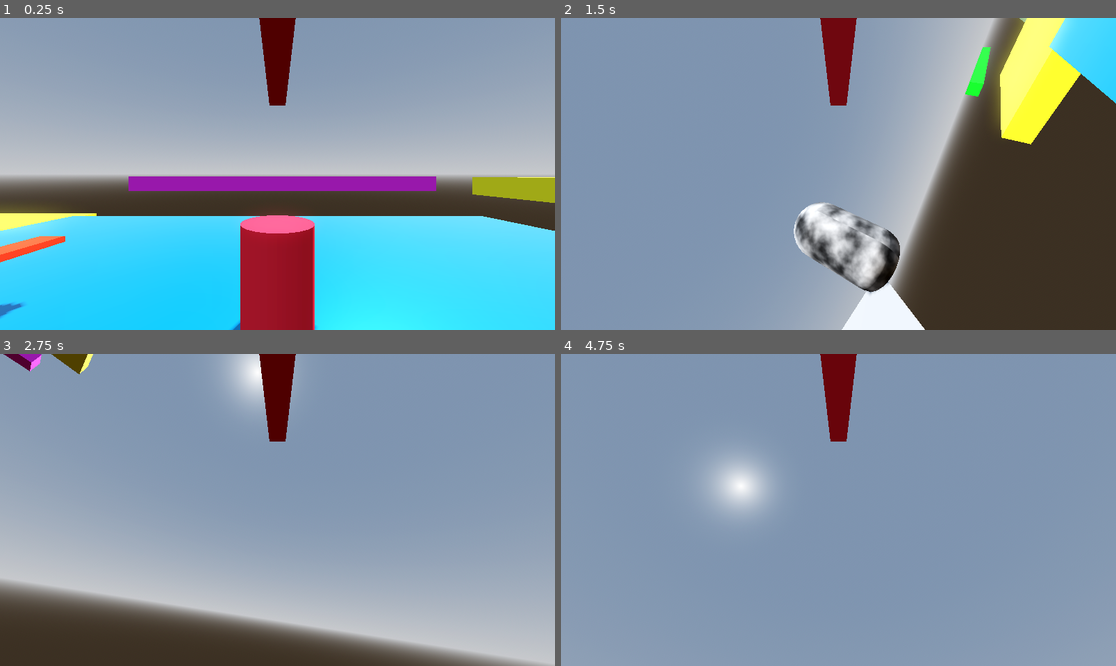
Above: before the commit, frames 1-4 (two rows, left to right).
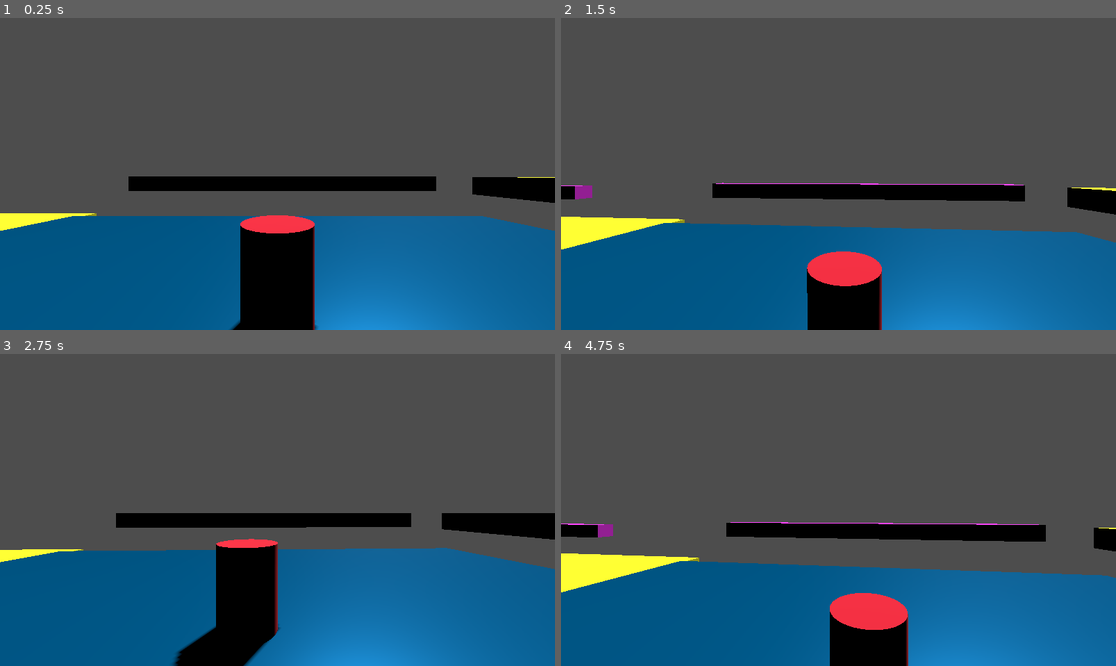
Above: after the commit, the same moments.

Repository: Charlie-Quin/Portals-
Game: Godot game, scene res://world.tscn
Two runs of this game, one before a commit and one after it. Both use one fixed random seed, a clock stepped at 60 frames per second and the inputs below.
Inputs (mouse positions are in pixels of both pictures, inside the frame that each line leads up to):
- Up to frame 1 (0.25 s): no input
- Up to frame 2 (1.5 s): tap Enter (ui_accept) at 0.5 s; move the mouse to (866, 174) at 0.52 s; tap A (a) at 0.6 s; tap Space (jump) at 0.77 s; tap D (d) at 0.8, 1.35 s; move the mouse to (810, 174) at 1.27 s
- Up to frame 3 (2.75 s): tap Space (jump) at 1.52 s; tap S (s) at 1.55, 2.1 s; move the mouse to (288, 503) at 2.02 s; tap Enter (ui_accept) at 2.3 s
- Up to frame 4 (4.75 s): move the mouse to (832, 516) at 2.77 s; tap Enter (ui_accept) at 2.85 s; tap Space (jump) at 3.02, 3.77, 4.52 s; tap W (w) at 3.05, 3.6 s; move the mouse to (877, 513) at 3.52 s; tap A (a) at 3.8, 4.35 s; move the mouse to (794, 506) at 4.27 s; tap D (d) at 4.55 s

The runs differ from the first frame. In frame 1, 99% of the frame differs, in the area x 0-100%, y 0-100%; in frame 2, 99%; in frame 3, 100%; in frame 4, 100%.

Commit message:
aboutt o move stuff

Diff:
--- a/portal.gd
+++ b/portal.gd
@@ -7,11 +7,15 @@
 
 var player : CharacterBody3D
 
+@export var color = Color.RED
+
 #@onready var viewport = $SubViewport
 #@onready var materialOverride = $sprite/Sprite3D.material_override
 
 # Called when the node enters the scene tree for the first time.
 func _ready():
+
+	$frame/MeshInstance3D.mesh.material.albedo_color = color
 
 	#var linked: Node = links[portal]
 	#var link_viewport: Viewport = linked.get_node("Viewport")
@@ -40,10 +44,38 @@
 	var player_LocalToSelf = global_transform.affine_inverse() * player.global_transform
 	var global_playerLocalToOtherPortal = targetPortal.global_transform.rotated_local(Vector3.UP,PI) * player_LocalToSelf
 
-	if Input.is_action_just_pressed("ui_accept") and name == "portal1":
+	if is_behind(player.global_transform) and global_position.distance_to(player.global_position) < 1.5:# and name == "portal1":
+
+
+		var playerBasis = player.global_transform.basis
+		#var oldPlayerVel = (player.velocity.z * playerBasis.z + player.velocity.x * playerBasis.x + player.velocity.y * playerBasis.y)
+
+		var oldPlayerVel = Vector3(player.velocity.dot(playerBasis.x),player.velocity.dot(playerBasis.y),player.velocity.dot(playerBasis.z))
+
+		#var oldPlayerVel = player.to_local(player.velocity)
+
+		print("old",oldPlayerVel)
+
 		player.global_transform = global_playerLocalToOtherPortal;
+
+		var newBasis = player.global_transform.basis
+
+		var newVel = (oldPlayerVel.z * newBasis.z + oldPlayerVel.x * newBasis.x + oldPlayerVel.y * newBasis.y)
+
+		print(oldPlayerVel.length(),newVel.length())
+
+		player.velocity = newVel
+
+		print("new",player.velocity)
+
+
 
 	#if materialOverride and viewport:
 		#materialOverride.set_shader_parameter("texture_albedo", viewport.get_texture())
 
 	pass
+
+
+func is_behind(pos: Transform3D,byHowMuch : float = 0.0):
+	print(name," ",pos.origin.dot(basis.z))
+	return to_local(pos.origin).dot(basis.z) > byHowMuch;
--- a/portal.tscn
+++ b/portal.tscn
@@ -1,11 +1,10 @@
-[gd_scene load_steps=15 format=3 uid="uid://bq1tkyat0bymw"]
+[gd_scene load_steps=11 format=3 uid="uid://bq1tkyat0bymw"]
 
 [ext_resource type="Script" path="res://portal.gd" id="1_4shek"]
 [ext_resource type="Shader" path="res://portal.gdshader" id="2_sig45"]
-[ext_resource type="Shader" path="res://portal2.gdshader" id="3_rdkgy"]
 
 [sub_resource type="ViewportTexture" id="ViewportTexture_53s85"]
-viewport_path = NodePath("portal1/SubViewport")
+viewport_path = NodePath("SubViewport")
 
 [sub_resource type="ShaderMaterial" id="ShaderMaterial_kxjsn"]
 resource_local_to_scene = true
@@ -14,18 +13,6 @@
 shader_parameter/texture_albedo = SubResource("ViewportTexture_53s85")
 
 [sub_resource type="PlaneMesh" id="PlaneMesh_eh4hp"]
-size = Vector2(2, 3)
-
-[sub_resource type="ViewportTexture" id="ViewportTexture_nhkvu"]
-viewport_path = NodePath("portal1/SubViewport")
-
-[sub_resource type="ShaderMaterial" id="ShaderMaterial_vtipx"]
-resource_local_to_scene = true
-render_priority = 0
-shader = ExtResource("3_rdkgy")
-shader_parameter/texture_albedo = SubResource("ViewportTexture_nhkvu")
-
-[sub_resource type="PlaneMesh" id="PlaneMesh_sof8b"]
 size = Vector2(2, 3)
 
 [sub_resource type="StandardMaterial3D" id="StandardMaterial3D_72w1i"]
@@ -40,31 +27,27 @@
 height = 0.5
 
 [sub_resource type="StandardMaterial3D" id="StandardMaterial3D_eea0a"]
+resource_local_to_scene = true
 albedo_color = Color(1, 0.207843, 0.0784314, 1)
 
 [sub_resource type="BoxMesh" id="BoxMesh_popph"]
+resource_local_to_scene = true
 material = SubResource("StandardMaterial3D_eea0a")
 
-[node name="portal1" type="Node3D" node_paths=PackedStringArray("targetPortal")]
+[node name="portal1" type="Node3D"]
 transform = Transform3D(1, 0, 0, 0, 1, 0, 0, 0, 1, -3.94877, 0, 0)
 script = ExtResource("1_4shek")
-targetPortal = NodePath("")
 metadata/_edit_group_ = true
 
 [node name="sprite" type="Node3D" parent="."]
 
 [node name="portalMesh" type="MeshInstance3D" parent="sprite"]
-transform = Transform3D(-1, 8.74228e-08, 4.37114e-08, -4.37114e-08, 1.91069e-15, -1, -8.74228e-08, -1, 1.91069e-15, 0, 0, 0)
+transform = Transform3D(-1, 8.74228e-08, 4.37114e-08, -4.37114e-08, 1.91069e-15, -1, -8.74228e-08, -1, 1.91069e-15, 0, 0, 0.137846)
 material_override = SubResource("ShaderMaterial_kxjsn")
 mesh = SubResource("PlaneMesh_eh4hp")
 
-[node name="portalMesh2" type="MeshInstance3D" parent="sprite"]
-transform = Transform3D(-1, 8.74228e-08, 4.37114e-08, -4.37114e-08, 1.91069e-15, -1, -8.74228e-08, -1, 1.91069e-15, -2.77638, 0, 0)
-visible = false
-material_override = SubResource("ShaderMaterial_vtipx")
-mesh = SubResource("PlaneMesh_sof8b")
-
 [node name="SubViewport" type="SubViewport" parent="."]
+msaa_3d = 1
 size = Vector2i(1920, 1080)
 
 [node name="Camera3D" type="Camera3D" parent="SubViewport"]
@@ -81,13 +64,17 @@
 [node name="frame" type="Node3D" parent="."]
 
 [node name="MeshInstance3D" type="MeshInstance3D" parent="frame"]
-transform = Transform3D(1.85228, 0, 0, 0, 0.102374, 0, 0, 0, 0.416464, 0, 1.45174, 0)
+transform = Transform3D(2.11987, 0, 0, 0, 0.102374, 0, 0, 0, 0.416464, 0, 1.45174, 0)
 mesh = SubResource("BoxMesh_popph")
 
 [node name="MeshInstance3D3" type="MeshInstance3D" parent="frame"]
-transform = Transform3D(0.0117027, 0, -0.416456, 0, 0.102374, 0, 1.85224, 0, 0.00263122, 0, -0.58673, -2.6565)
+transform = Transform3D(-1.28858e-07, -0.102374, 0, 2.94794, -4.47491e-09, 0, 0, 0, 0.416464, 1.00626, -0.0215542, 0)
+mesh = SubResource("BoxMesh_popph")
+
+[node name="MeshInstance3D4" type="MeshInstance3D" parent="frame"]
+transform = Transform3D(-1.28858e-07, -0.102374, 0, 2.94794, -4.47491e-09, 0, 0, 0, 0.416464, -1.006, -0.022, 0)
 mesh = SubResource("BoxMesh_popph")
 
 [node name="MeshInstance3D2" type="MeshInstance3D" parent="frame"]
-transform = Transform3D(1.85228, 0, 0, 0, 0.102374, 0, 0, 0, 0.416464, 0, -1.402, 0)
+transform = Transform3D(2.11987, 0, 0, 0, 0.102374, 0, 0, 0, 0.416464, 0, -1.50095, 0)
 mesh = SubResource("BoxMesh_popph")
--- a/world.tscn
+++ b/world.tscn
@@ -1,11 +1,9 @@
-[gd_scene load_steps=46 format=3 uid="uid://c846xrm4uahcx"]
+[gd_scene load_steps=22 format=3 uid="uid://c846xrm4uahcx"]
 
 [ext_resource type="Shader" path="res://cutoff.gdshader" id="1_4j5p8"]
 [ext_resource type="Script" path="res://capsul.gd" id="2_powcp"]
 [ext_resource type="Script" path="res://player.gd" id="3_81ptb"]
-[ext_resource type="Script" path="res://portal.gd" id="3_g7d16"]
-[ext_resource type="Shader" path="res://portal.gdshader" id="4_djh6t"]
-[ext_resource type="Shader" path="res://portal2.gdshader" id="4_jefda"]
+[ext_resource type="PackedScene" uid="uid://bq1tkyat0bymw" path="res://portal.tscn" id="3_td0wn"]
 
 [sub_resource type="FastNoiseLite" id="FastNoiseLite_yta80"]
 
@@ -31,77 +29,6 @@
 
 [sub_resource type="StandardMaterial3D" id="StandardMaterial3D_uuctm"]
 albedo_color = Color(1, 0.14902, 0.243137, 1)
-
-[sub_resource type="ViewportTexture" id="ViewportTexture_53s85"]
-viewport_path = NodePath("portal1/SubViewport")
-
-[sub_resource type="ShaderMaterial" id="ShaderMaterial_kxjsn"]
-resource_local_to_scene = true
-render_priority = 0
-shader = ExtResource("4_djh6t")
-shader_parameter/texture_albedo = SubResource("ViewportTexture_53s85")
-
-[sub_resource type="PlaneMesh" id="PlaneMesh_eh4hp"]
-size = Vector2(2, 3)
-
-[sub_resource type="ViewportTexture" id="ViewportTexture_nhkvu"]
-viewport_path = NodePath("portal1/SubViewport")
-
-[sub_resource type="ShaderMaterial" id="ShaderMaterial_vtipx"]
-resource_local_to_scene = true
-render_priority = 0
-shader = ExtResource("4_jefda")
-shader_parameter/texture_albedo = SubResource("ViewportTexture_nhkvu")
-
-[sub_resource type="PlaneMesh" id="PlaneMesh_sof8b"]
-size = Vector2(2, 3)
-
-[sub_resource type="StandardMaterial3D" id="StandardMaterial3D_72w1i"]
-albedo_color = Color(1, 0.207843, 0.0784314, 1)
-
-[sub_resource type="PrismMesh" id="PrismMesh_4ff8p"]
-material = SubResource("StandardMaterial3D_72w1i")
-
-[sub_resource type="CylinderMesh" id="CylinderMesh_350q8"]
-top_radius = 0.1
-bottom_radius = 0.1
-height = 0.5
-
-[sub_resource type="StandardMaterial3D" id="StandardMaterial3D_eea0a"]
-albedo_color = Color(1, 0.207843, 0.0784314, 1)
-
-[sub_resource type="BoxMesh" id="BoxMesh_popph"]
-material = SubResource("StandardMaterial3D_eea0a")
-
-[sub_resource type="ViewportTexture" id="ViewportTexture_cuvso"]
-viewport_path = NodePath("portal2/SubViewport")
-
-[sub_resource type="ShaderMaterial" id="ShaderMaterial_no3pk"]
-resource_local_to_scene = true
-render_priority = 0
-shader = ExtResource("4_djh6t")
-shader_parameter/texture_albedo = SubResource("ViewportTexture_cuvso")
-
-[sub_resource type="ViewportTexture" id="ViewportTexture_ha8l4"]
-viewport_path = NodePath("portal2/SubViewport")
-
-[sub_resource type="ShaderMaterial" id="ShaderMaterial_sdc16"]
-resource_local_to_scene = true
-render_priority = 0
-shader = ExtResource("4_jefda")
-shader_parameter/texture_albedo = SubResource("ViewportTexture_ha8l4")
-
-[sub_resource type="StandardMaterial3D" id="StandardMaterial3D_sq1wx"]
-albedo_color = Color(0.160784, 0.0470588, 0.862745, 1)
-
-[sub_resource type="PrismMesh" id="PrismMesh_a0xiu"]
-material = SubResource("StandardMaterial3D_sq1wx")
-
-[sub_resource type="StandardMaterial3D" id="StandardMaterial3D_qvn7n"]
-albedo_color = Color(0.231373, 0.0431373, 0.937255, 1)
-
-[sub_resource type="BoxMesh" id="BoxMesh_ijxrr"]
-material = SubResource("StandardMaterial3D_qvn7n")
 
 [sub_resource type="StandardMaterial3D" id="StandardMaterial3D_dkkef"]
 albedo_color = Color(0.0588235, 1, 0.137255, 1)
@@ -132,19 +59,6 @@
 [sub_resource type="BoxMesh" id="BoxMesh_kgfux"]
 material = SubResource("StandardMaterial3D_cccij")
 size = Vector3(0.1, 0.1, 1)
-
-[sub_resource type="ProceduralSkyMaterial" id="ProceduralSkyMaterial_ejmoa"]
-sky_horizon_color = Color(0.64625, 0.65575, 0.67075, 1)
-ground_horizon_color = Color(0.64625, 0.65575, 0.67075, 1)
-
-[sub_resource type="Sky" id="Sky_o0f2k"]
-sky_material = SubResource("ProceduralSkyMaterial_ejmoa")
-
-[sub_resource type="Environment" id="Environment_n1d5f"]
-background_mode = 2
-sky = SubResource("Sky_o0f2k")
-tonemap_mode = 2
-glow_enabled = true
 
 [node name="World" type="Node3D"]
 
@@ -177,97 +91,13 @@
 mesh = SubResource("CylinderMesh_qkkxn")
 material = SubResource("StandardMaterial3D_uuctm")
 
-[node name="portal1" type="Node3D" parent="." node_paths=PackedStringArray("targetPortal")]
-transform = Transform3D(1, 0, 0, 0, 1, 0, 0, 0, 1, -3.94877, 0, 0)
-script = ExtResource("3_g7d16")
+[node name="portal1" parent="." node_paths=PackedStringArray("targetPortal") instance=ExtResource("3_td0wn")]
 targetPortal = NodePath("../portal2")
-metadata/_edit_group_ = true
+color = Color(0.352941, 0.615686, 0.184314, 1)
 
-[node name="sprite" type="Node3D" parent="portal1"]
-
-[node name="portalMesh" type="MeshInstance3D" parent="portal1/sprite"]
-transform = Transform3D(-1, 8.74228e-08, 4.37114e-08, -4.37114e-08, 1.91069e-15, -1, -8.74228e-08, -1, 1.91069e-15, 0, 0, 0)
-material_override = SubResource("ShaderMaterial_kxjsn")
-mesh = SubResource("PlaneMesh_eh4hp")
-
-[node name="portalMesh2" type="MeshInstance3D" parent="portal1/sprite"]
-transform = Transform3D(-1, 8.74228e-08, 4.37114e-08, -4.37114e-08, 1.91069e-15, -1, -8.74228e-08, -1, 1.91069e-15, -2.77638, 0, 0)
-material_override = SubResource("ShaderMaterial_vtipx")
-mesh = SubResource("PlaneMesh_sof8b")
-
-[node name="SubViewport" type="SubViewport" parent="portal1"]
-size = Vector2i(1920, 1080)
-
-[node name="Camera3D" type="Camera3D" parent="portal1/SubViewport"]
-
-[node name="MeshInstance3D" type="MeshInstance3D" parent="portal1/SubViewport/Camera3D"]
-transform = Transform3D(1, 1.55839e-22, -3.65072e-30, 0, -8.1562e-08, -1, -8.35188e-23, 1.86592, -4.37114e-08, 0, 0, 0.000337343)
-visible = false
-mesh = SubResource("PrismMesh_4ff8p")
-
-[node name="MeshInstance3D" type="MeshInstance3D" parent="portal1/SubViewport/Camera3D/MeshInstance3D"]
-transform = Transform3D(1, 0, 3.82137e-15, 3.82137e-15, 4.37114e-08, -1, 0, 1, 4.37114e-08, 4.87976e-23, -0.313127, -0.631531)
-mesh = SubResource("CylinderMesh_350q8")
-
-[node name="frame" type="Node3D" parent="portal1"]
-
-[node name="MeshInstance3D" type="MeshInstance3D" parent="portal1/frame"]
-transform = Transform3D(1.85228, 0, 0, 0, 0.102374, 0, 0, 0, 0.416464, 0, 1.45174, 0)
-mesh = SubResource("BoxMesh_popph")
-
-[node name="MeshInstance3D3" type="MeshInstance3D" parent="portal1/frame"]
-transform = Transform3D(0.0117027, 0, -0.416456, 0, 0.102374, 0, 1.85224, 0, 0.00263122, 0, -0.58673, -2.6565)
-mesh = SubResource("BoxMesh_popph")
-
-[node name="MeshInstance3D2" type="MeshInstance3D" parent="portal1/frame"]
-transform = Transform3D(1.85228, 0, 0, 0, 0.102374, 0, 0, 0, 0.416464, 0, -1.402, 0)
-mesh = SubResource("BoxMesh_popph")
-
-[node name="portal2" type="Node3D" parent="." node_paths=PackedStringArray("targetPortal")]
-transform = Transform3D(-2.23677e-08, -0.859156, 0.511713, -3.75549e-08, 0.511713, 0.859157, -1, 0, -4.37114e-08, 5.71521, 4.89029, -0.279726)
-script = ExtResource("3_g7d16")
+[node name="portal2" parent="." node_paths=PackedStringArray("targetPortal") instance=ExtResource("3_td0wn")]
+transform = Transform3D(0.25011, 0, 0.968217, 0, 1, 0, -0.968217, 0, 0.25011, 5.09138, 0, 0)
 targetPortal = NodePath("../portal1")
-metadata/_edit_group_ = true
-
-[node name="sprite" type="Node3D" parent="portal2"]
-
-[node name="portalMesh" type="MeshInstance3D" parent="portal2/sprite"]
-transform = Transform3D(-1, -8.74228e-08, -4.37114e-08, 4.37114e-08, 1.91069e-15, -1, 8.74228e-08, -1, 1.91069e-15, 0, 0, 0)
-material_override = SubResource("ShaderMaterial_no3pk")
-mesh = SubResource("PlaneMesh_sof8b")
-
-[node name="portalMesh2" type="MeshInstance3D" parent="portal2/sprite"]
-transform = Transform3D(-1, 8.74228e-08, 4.37114e-08, -4.37114e-08, 1.91069e-15, -1, -8.74228e-08, -1, 1.91069e-15, -2.77638, 0, 0)
-material_override = SubResource("ShaderMaterial_sdc16")
-mesh = SubResource("PlaneMesh_sof8b")
-
-[node name="SubViewport" type="SubViewport" parent="portal2"]
-size = Vector2i(1920, 1080)
-
-[node name="Camera3D" type="Camera3D" parent="portal2/SubViewport"]
-
-[node name="MeshInstance3D" type="MeshInstance3D" parent="portal2/SubViewport/Camera3D"]
-transform = Transform3D(1, 0, -4.37114e-08, -4.37114e-08, 3.56519e-15, -1, 0, 1.86592, 1.91069e-15, -0.0198278, 0, -0.00111649)
-visible = false
-mesh = SubResource("PrismMesh_a0xiu")
-
-[node name="MeshInstance3D" type="MeshInstance3D" parent="portal2/SubViewport/Camera3D/MeshInstance3D"]
-transform = Transform3D(1, 0, 3.82137e-15, 3.82137e-15, 4.37114e-08, -1, 0, 1, 4.37114e-08, 4.87976e-23, -0.313127, -0.631531)
-mesh = SubResource("CylinderMesh_350q8")
-
-[node name="frame" type="Node3D" parent="portal2"]
-
-[node name="MeshInstance3D" type="MeshInstance3D" parent="portal2/frame"]
-transform = Transform3D(1.85228, 0, 0, 0, 0.102374, 0, 0, 0, 0.416464, 0, 1.45174, 0)
-mesh = SubResource("BoxMesh_ijxrr")
-
-[node name="MeshInstance3D3" type="MeshInstance3D" parent="portal2/frame"]
-transform = Transform3D(-0.0230173, 0, -0.416432, 0, 0.102374, 0, 1.85214, 0, -0.00517517, 0, -0.187166, -1.88414)
-mesh = SubResource("BoxMesh_ijxrr")
-
-[node name="MeshInstance3D2" type="MeshInstance3D" parent="portal2/frame"]
-transform = Transform3D(1.85228, 0, 0, 0, 0.102374, 0, 0, 0, 0.416464, 0, -1.402, 0)
-mesh = SubResource("BoxMesh_ijxrr")
 
 [node name="CSGBox3D" type="CSGBox3D" parent="."]
 transform = Transform3D(1, 0, 0, 0, 1, 0, 0, 0, 1, 0.311401, -0.34217, 3.11577)
@@ -330,6 +160,7 @@
 
 [node name="MeshInstance3D" type="MeshInstance3D" parent="player/head/neck"]
 transform = Transform3D(1, 0, 0, 0, 1, 0, 0, 0, 1, 0, 0.478045, -0.772841)
+visible = false
 mesh = SubResource("BoxMesh_kgfux")
 
 [node name="enviroment" type="Node3D" parent="."]
@@ -340,6 +171,3 @@
 
 [node name="Camera3D" type="Camera3D" parent="enviroment"]
 transform = Transform3D(1, 0, 0, 0, -4.37114e-08, 1, 0, -1, -4.37114e-08, -16.1056, 22.3886, 0)
-
-[node name="WorldEnvironment" type="WorldEnvironment" parent="enviroment"]
-environment = SubResource("Environment_n1d5f")
